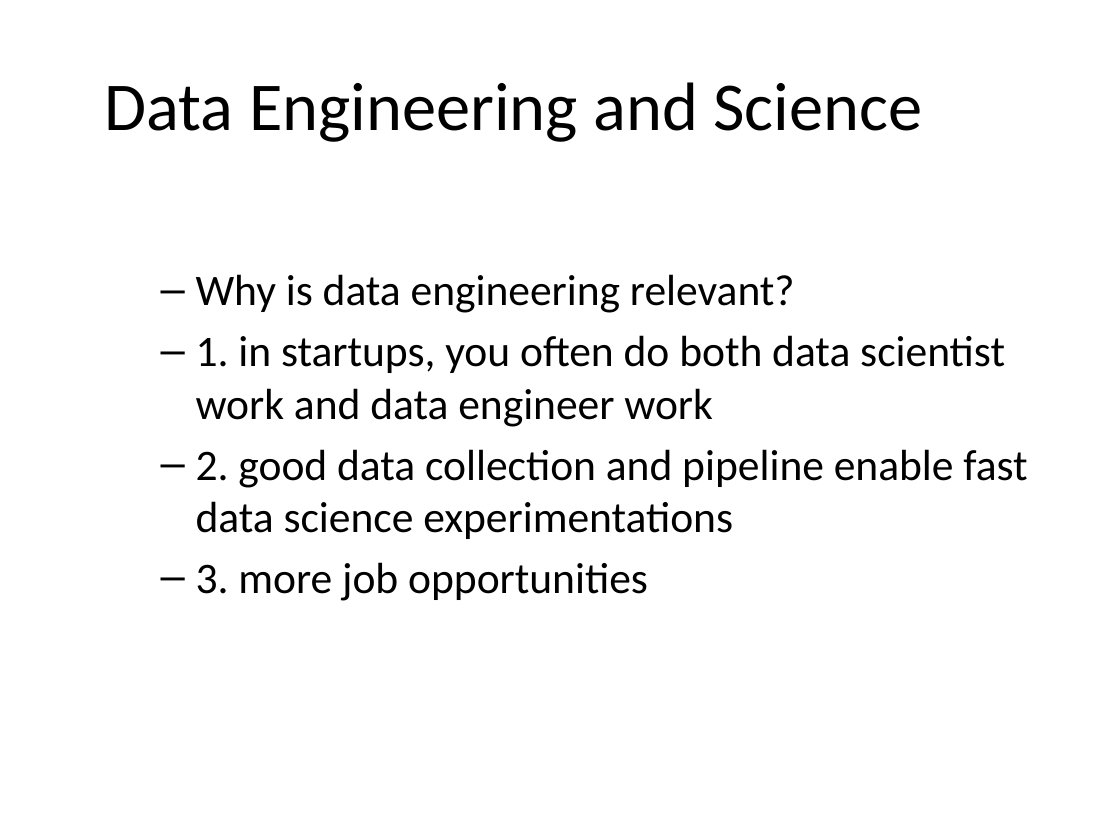
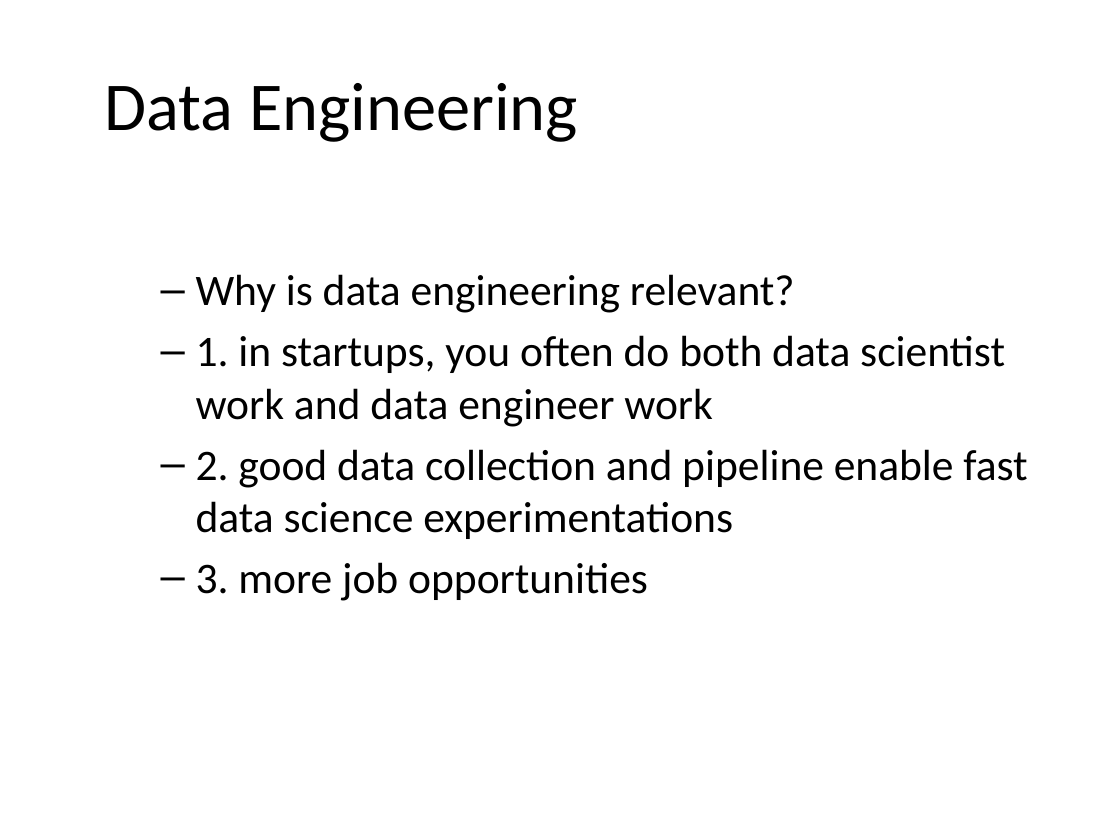
Before and after one commit to JeffRisberg/PythonNotebooksForAI, a slide deck: slide 7 of Documents/50-DataScience.pptx (slide 2 before the commit). Drawn at 1120x840 pixels with LibreOffice and Linux fonts; fonts in the diff are those of the drawing; background and template pictures are left out. Boxes give left, top, right and bottom in pixels: in the first picture for what was removed or moved away, otherwise in the second. Text is boxed around its words. In the diff, an @@ line names an element or a change of style, - is before the commit and + after.

Commit message:
updated data science

```diff
--- a/Documents/50-DataScience.pptx
+++ b/Documents/50-DataScience.pptx
@@ title at <box>105,83,578,142</box>: text changed @@
-Data Engineering and Science
+Data Engineering
```
Also in this commit, not shown: 1 other slide changed, 5 slides added.
